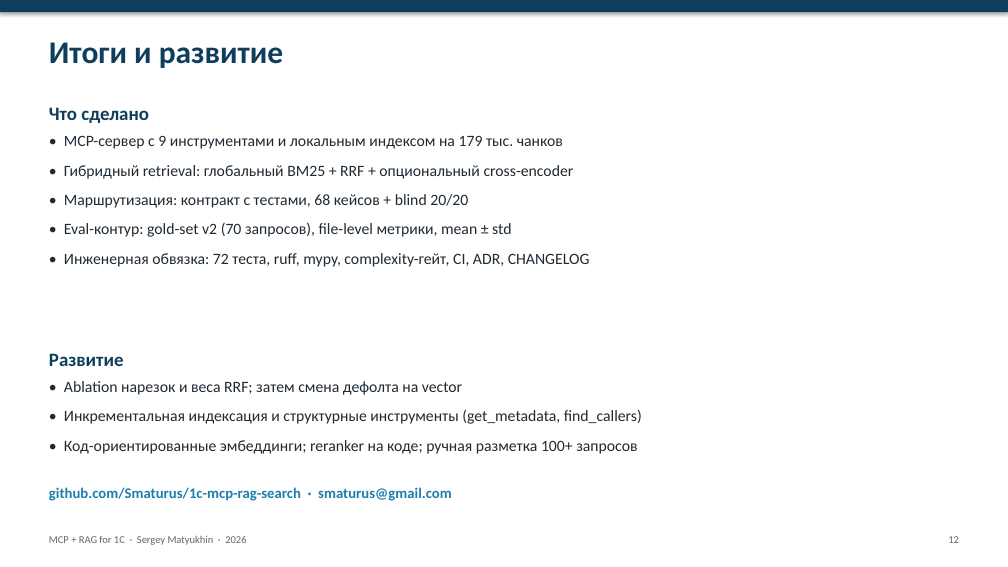
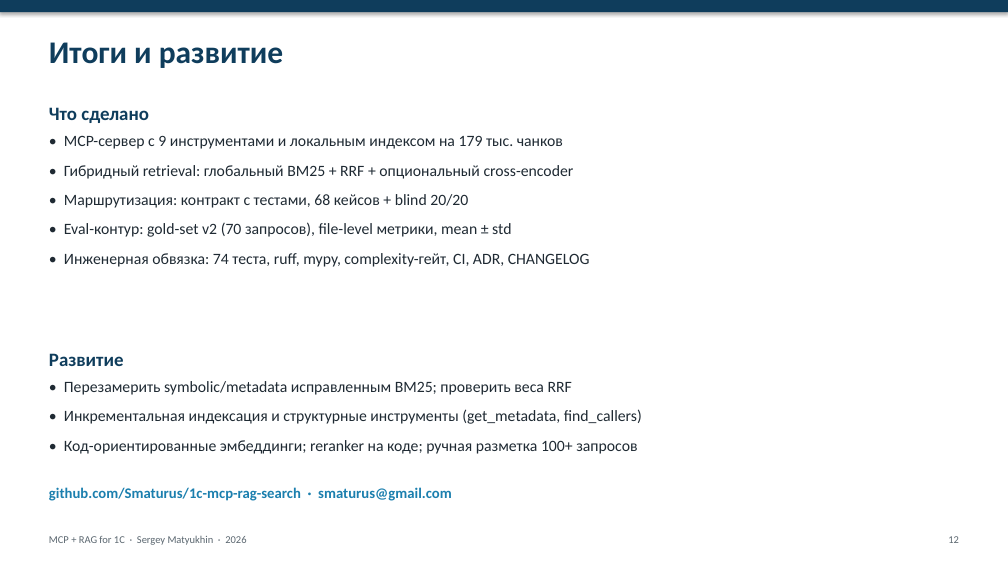
Before and after one commit to Smaturus/1c-mcp-rag-search, a slide deck: slide 12 of docs/presentation/1c-mcp-rag-search-slides.pptx. Drawn at 1008x567 pixels with LibreOffice and Linux fonts; fonts in the diff are those of the drawing. Boxes give left, top, right and bottom in pixels: in the first picture for what was removed or moved away, otherwise in the second. Text is boxed around its words. In the diff, an @@ line names an element or a change of style, - is before the commit and + after.

```diff
--- a/docs/presentation/1c-mcp-rag-search-slides.pptx
+++ b/docs/presentation/1c-mcp-rag-search-slides.pptx
@@ text at (64,253,590,267): text changed @@
-• Инженерная обвязка: 72 теста, ruff, mypy, complexity-гейт, CI, ADR, CHANGELOG
+• Инженерная обвязка: 74 теста, ruff, mypy, complexity-гейт, CI, ADR, CHANGELOG
@@ text at (64,381,572,395): text changed @@
-• Ablation нарезок и веса RRF; затем смена дефолта на vector
+• Перезамерить symbolic/metadata исправленным BM25; проверить веса RRF
```
Also in this commit, not shown: 5 other slides changed, 36 other files.
